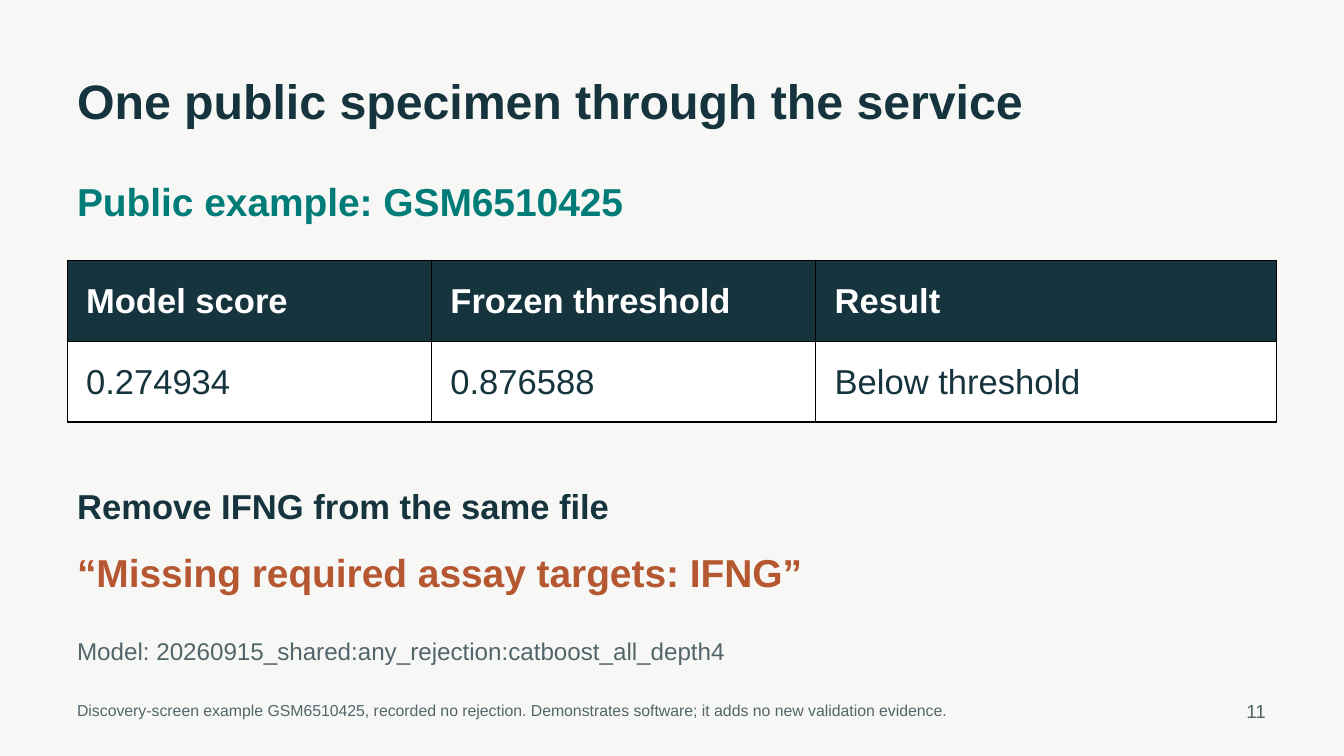
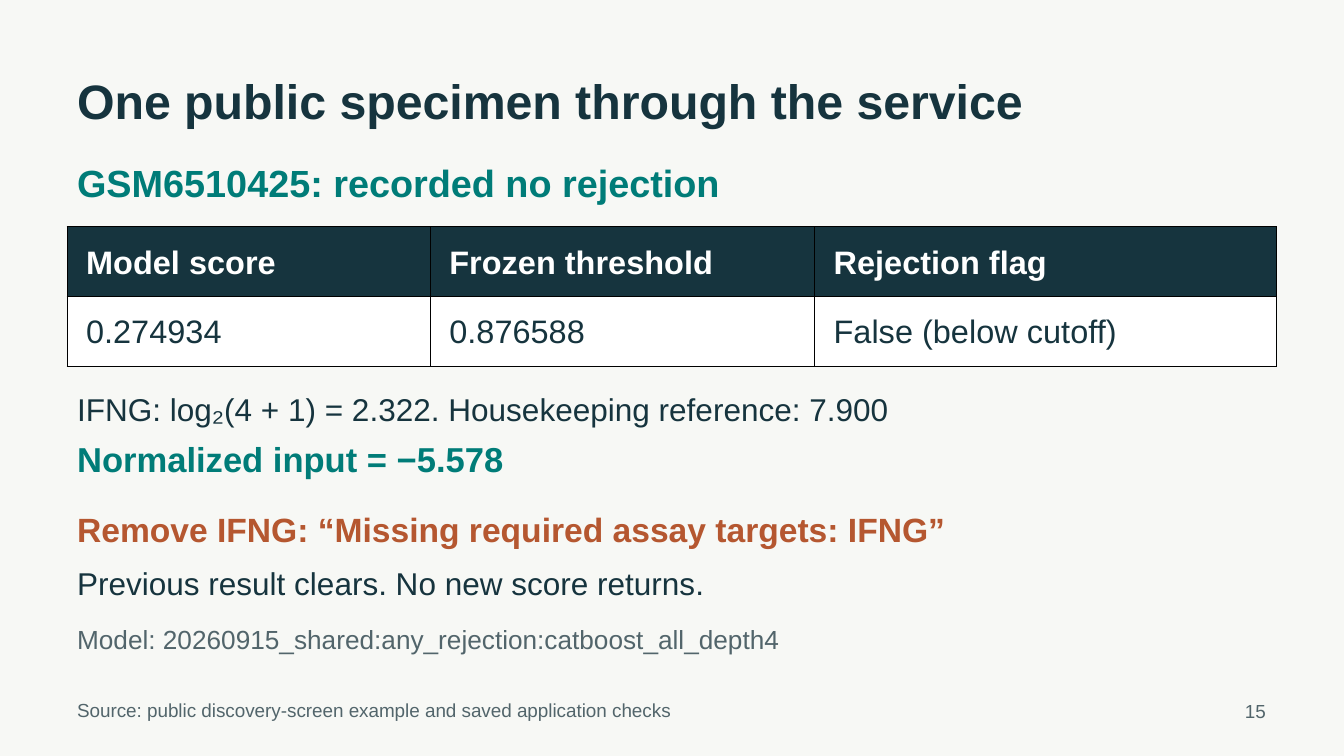
Before and after one commit to ca34525/Kidney-Biopsy-Rejection-Classifier, a slide deck: slide 15 of presentation/unos_kidney_biopsy.pptx (slide 11 before the commit). Drawn at 1344x756 pixels with LibreOffice and Linux fonts; fonts in the diff are those of the drawing. Boxes give left, top, right and bottom in pixels: in the first picture for what was removed or moved away, otherwise in the second. Text is boxed around its words. In the diff, an @@ line names an element or a change of style, - is before the commit and + after.

Commit message:
Align presentation slides with the speaking script

```diff
--- a/presentation/unos_kidney_biopsy.pptx
+++ b/presentation/unos_kidney_biopsy.pptx
@@ text at [77, 169, 719, 204]: text changed; size 27.8 to 27 pt @@
-Public example: GSM6510425
+GSM6510425: recorded no rejection
@@ table at [68, 227, 1276, 367] @@
-row 1, column 3: Result
+row 1, column 3: Rejection flag
-row 2, column 3: Below threshold
+row 2, column 3: False (below cutoff)
@@ size 24.8 to 23.2 pt in "Model score", "Frozen threshold", "0.274934", "0.876588" @@
@@ table: place and size @@
-table at [68, 260, 1276, 421]
+table at [68, 227, 1276, 367]
@@ text added at [77, 398, 888, 427], 22.5 pt, text #16343E @@
+IFNG: log₂(4 + 1) = 2.322. Housekeeping reference: 7.900
@@ text added at [77, 447, 504, 479], 24.8 pt, text #007C78, bold @@
+Normalized input = −5.578
@@ text removed at [77, 494, 609, 520] @@
-Remove IFNG from the same file
@@ text at [77, 517, 945, 549]: text changed; size 27.8 to 24 pt @@
-“Missing required assay targets: IFNG”
+Remove IFNG: “Missing required assay targets: IFNG”
@@ text added at [77, 572, 704, 596], 22.5 pt, text #16343E @@
+Previous result clears. No new score returns.
@@ text "Model: 20260915_shared:any_rejection:catboost_all_depth4": place and size @@
-text "Model: 20260915_shared:any_rejection:catboost_all_depth4" at [77, 642, 724, 665]
+text "Model: 20260915_shared:any_rejection:catboost_all_depth4" at [77, 630, 779, 655]
@@ text "Model: 20260915_shared:any_rejection:catboost_all_depth4" at [77, 630, 779, 655]: size 17.2 to 18.8 pt @@
@@ text at [77, 703, 671, 721]: text changed; size 11.2 to 13.5 pt @@
-Discovery-screen example GSM6510425, recorded no rejection. Demonstrates software; it adds no new validation evidence.
+Source: public discovery-screen example and saved application checks
@@ text at [1245, 705, 1266, 718]: text changed @@
-11
+15
```
Also in this commit, not shown: 15 other slides changed, 8 slides added, 4 slides removed, 42 other files.
